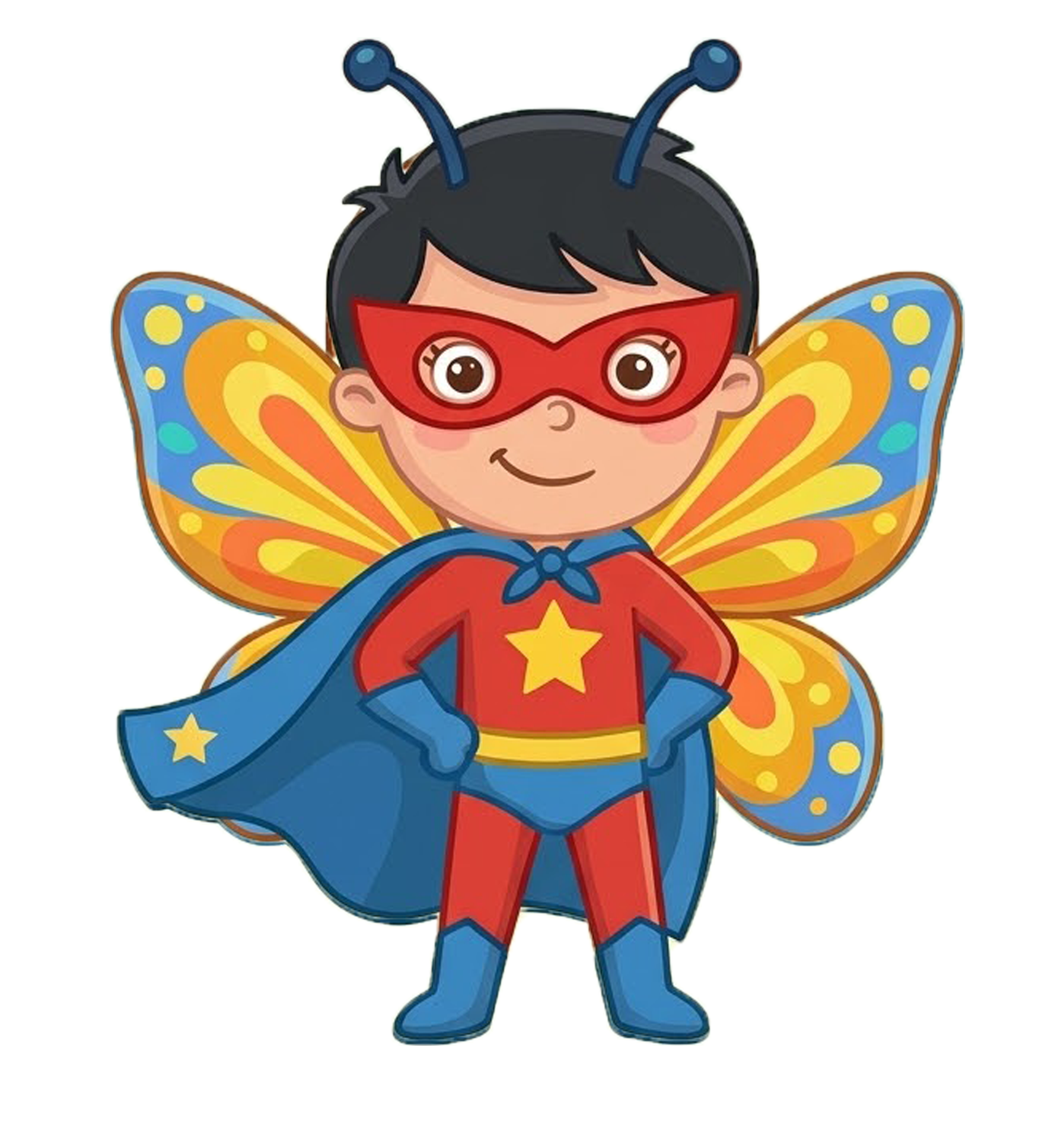
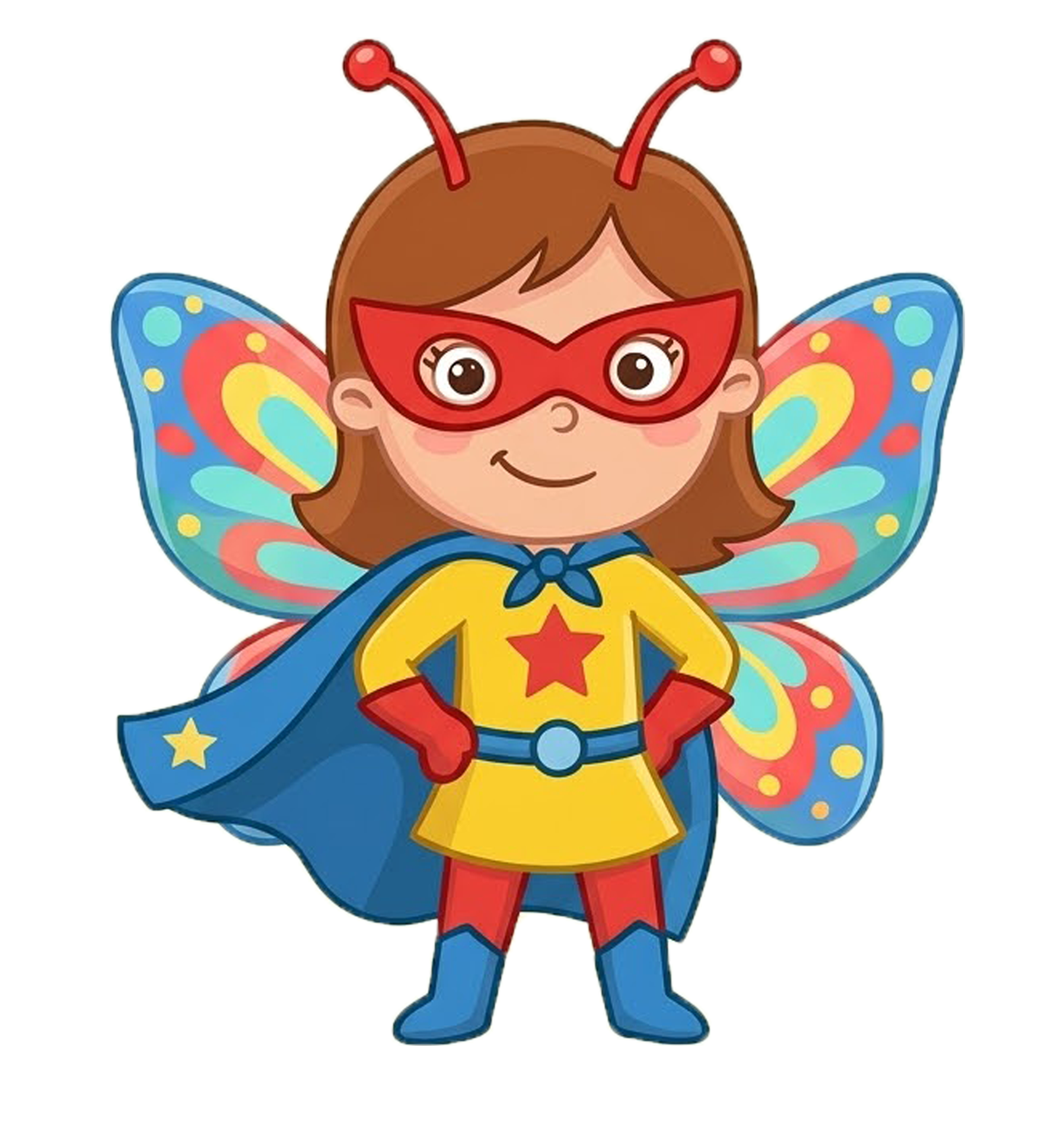
Before/after of a 1061px x 1135px layered artwork. What changed in the layer stack:
hid "Capa 8" over [111, 37, 965, 1041]
